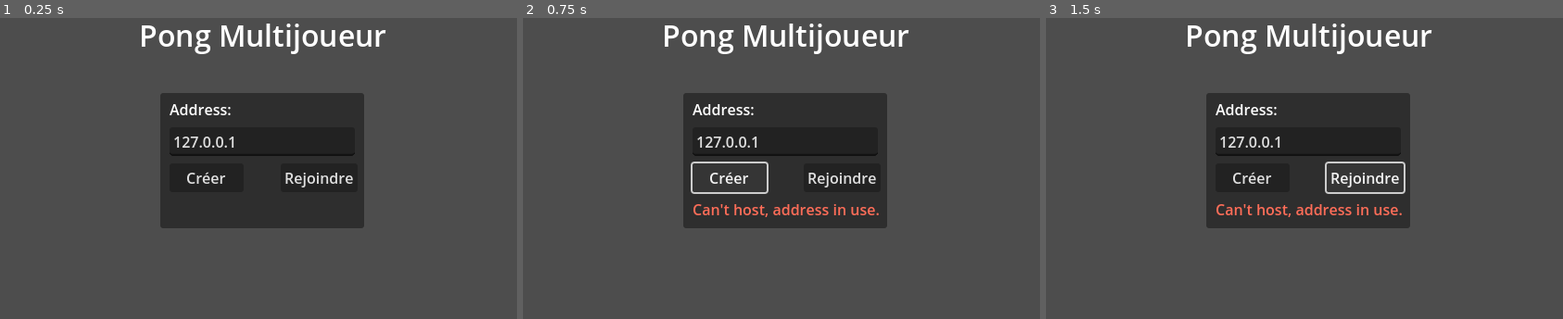
Above: before the commit, frames 1-3 (left to right).
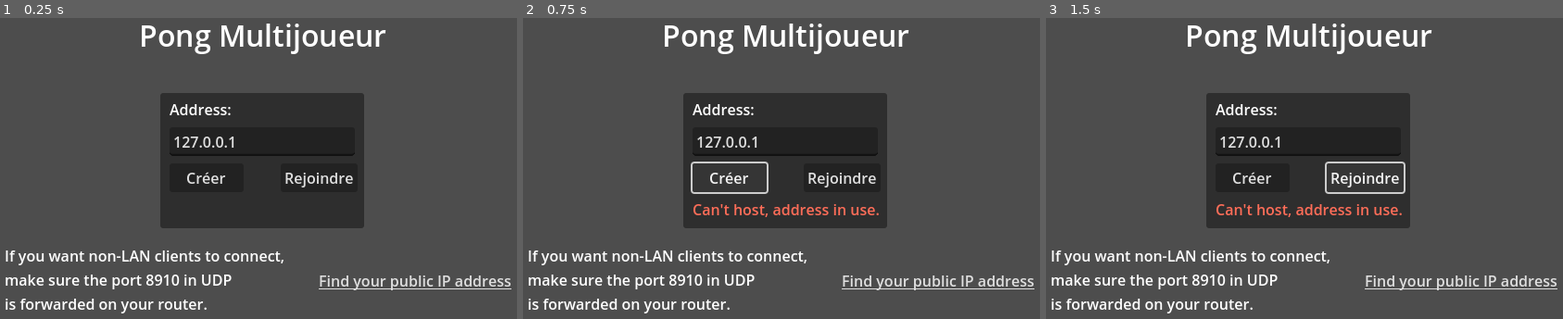
Above: after the commit, the same moments.

Repository: Plexi09/Multiplayer-Pong
Game: Godot game, scene res://lobby.tscn
Same seed, same stepped clock (60 frames per second), same inputs: the game is played once before the commit and once after it.
Inputs:
- Up to frame 1 (0.25 s): no input
- Up to frame 2 (0.75 s): click "Créer" at 0.5 s
- Up to frame 3 (1.5 s): click "Rejoindre" at 1.25 s

The runs differ from the first frame. In frame 1, 2.9% of the frame differs, in the area x 1-99%, y 77-99%; in frame 2, 2.9%; in frame 3, 2.9%.
Error in both runs: Attempt to call function 'compress' in base 'null instance' on a null instance. (res://logic/lobby.gd:116)

Commit message:
Speed up

Diff:
--- a/lobby.tscn
+++ b/lobby.tscn
@@ -117,7 +117,6 @@
 horizontal_alignment = 1
 
 [node name="PortForward" type="Label" parent="LobbyPanel"]
-visible = false
 layout_mode = 1
 anchors_preset = 8
 anchor_left = 0.5
@@ -135,7 +134,6 @@
 is forwarded on your router."
 
 [node name="FindPublicIP" type="LinkButton" parent="LobbyPanel"]
-visible = false
 layout_mode = 1
 anchors_preset = 8
 anchor_left = 0.5
--- a/logic/ball.gd
+++ b/logic/ball.gd
@@ -1,6 +1,6 @@
 extends Area2D
 
-const DEFAULT_SPEED = 100
+const DEFAULT_SPEED = 200
 
 var direction = Vector2.LEFT
 var stopped = false
--- a/logic/paddle.gd
+++ b/logic/paddle.gd
@@ -1,6 +1,6 @@
 extends Area2D
 
-const MOTION_SPEED = 150
+const MOTION_SPEED = 300
 
 @export var left = false
 
Not shown, changed: Pong Multiplayer.exe
